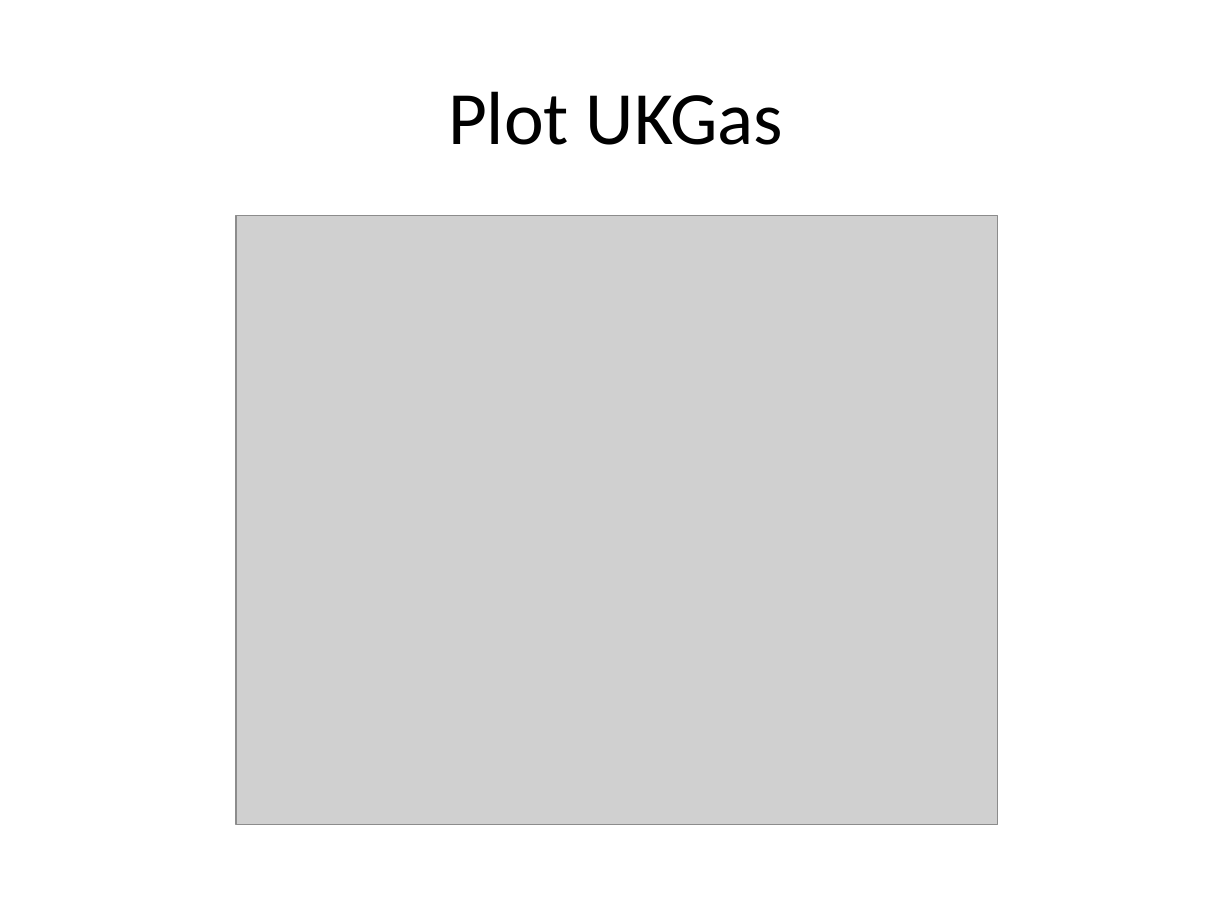
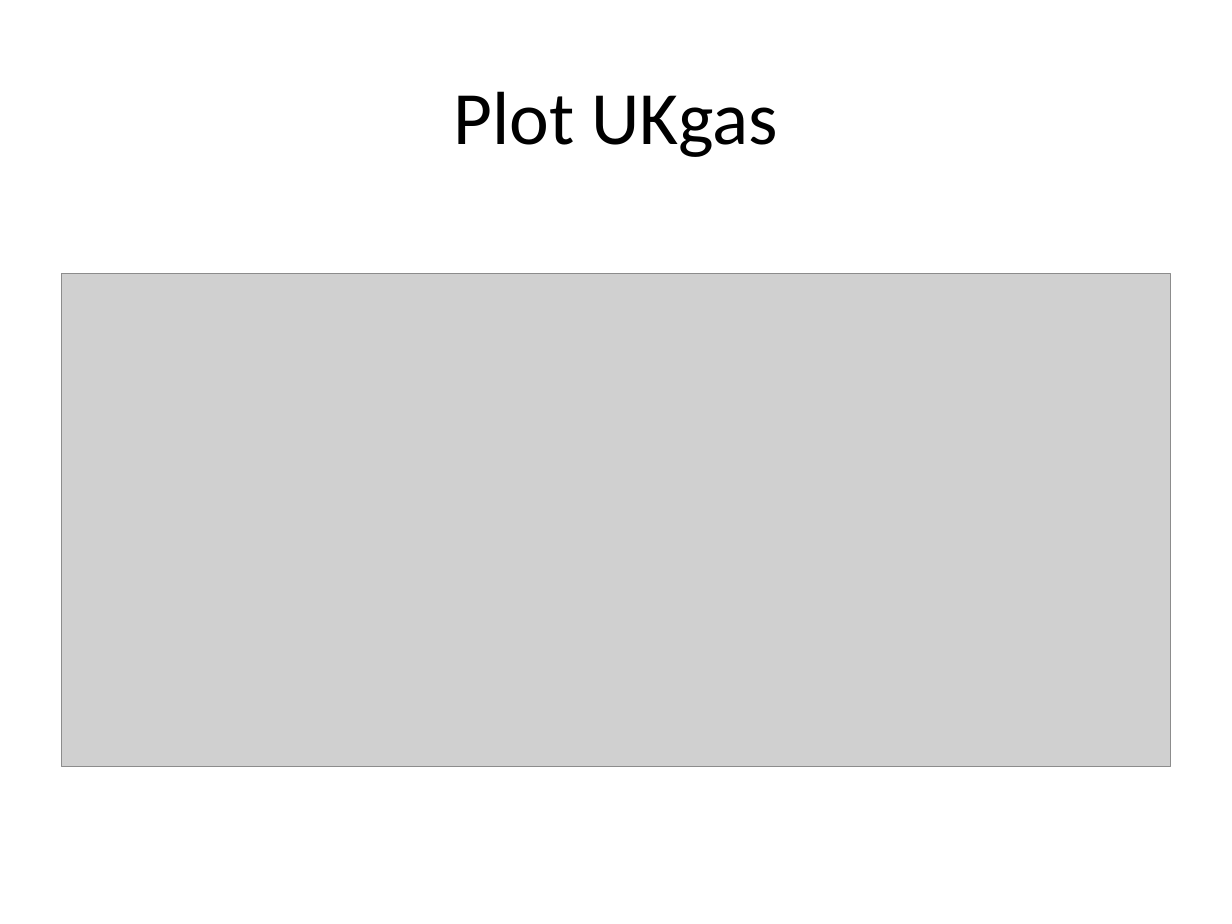
Before and after one commit to pmean/basic-time-series, a slide deck: slide 16 of src/basics.pptx (slide 15 before the commit). Drawn at 1232x924 pixels with LibreOffice and Linux fonts; fonts in the diff are those of the drawing; grey boxes stand for pictures. Boxes give left, top, right and bottom in pixels: in the first picture for what was removed or moved away, otherwise in the second. Text is boxed around its words. In the diff, an @@ line names an element or a change of style, - is before the commit and + after.

```diff
--- a/src/basics.pptx
+++ b/src/basics.pptx
@@ title at (x1=453, y1=91, x2=778, y2=157): text changed @@
-Plot UKGas
+Plot UKgas
@@ picture resized from (x1=237, y1=216, x2=998, y2=824) to (x1=62, y1=274, x2=1170, y2=766) @@
```
Also in this commit, not shown: 20 other slides changed, 33 slides added, 9 slides removed, 1 other file.
